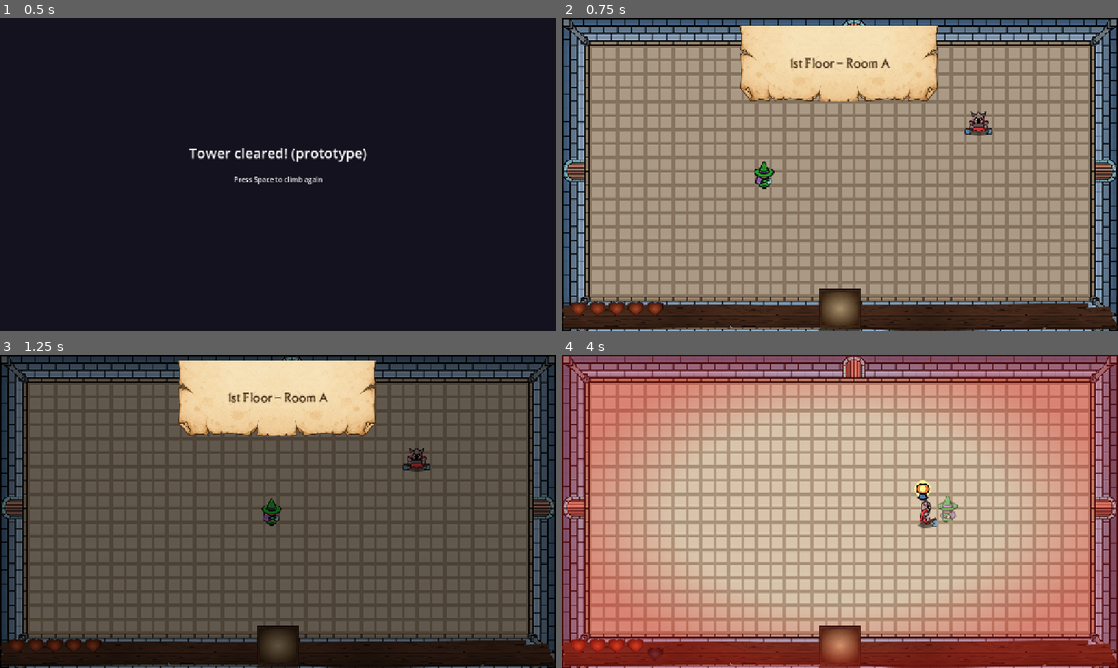
Above: before the commit, frames 1-4 (two rows, left to right).
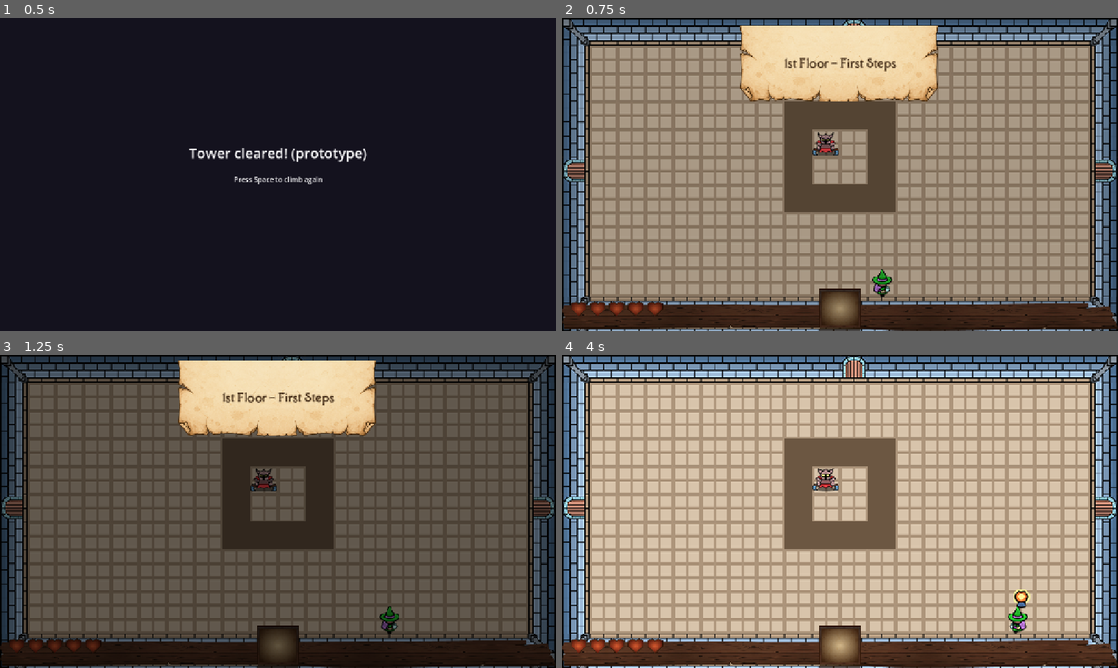
Above: after the commit, the same moments.

Repository: caiooliveira-tech/The-Bag-of-Holding
Game: Godot game, scene res://ui/win_screen.tscn
The game is run twice, just before and just after one commit, with the same random seed, the same clock (stepped at 60 frames per second) and the same inputs. This scene is started directly instead of the project's main scene.
Inputs (mouse positions are in pixels of both pictures, inside the frame that each line leads up to):
- Up to frame 1 (0.5 s): no input
- Up to frame 2 (0.75 s): tap Space (attack) at 0.5 s; move the mouse to (962, 158) at 0.52 s; hold D (move_right) from 0.53 s (still down); hold Space (attack) from 0.53 s (still down); click (962, 158) at 0.67 s
- Up to frame 3 (1.25 s): keep holding D (move_right); keep holding Space (attack)
- Up to frame 4 (4 s): release D (move_right) at 1.25 s; release Space (attack) at 1.25 s; drag from (728, 527) to (851, 373) at 1.27 s; move the mouse to (895, 442) at 2.02 s; hold D (move_right) 2.03-2.75 s; hold Space (attack) 2.03-2.75 s; tap Q (dash) at 2.1 s; drag from (812, 574) to (578, 508) at 2.77 s; move the mouse to (1006, 558) at 3.52 s; hold A (move_left) from 3.53 s (still down); hold Space (attack) from 3.53 s (still down); tap 1 at 3.6 s

Frame 1 is identical in both runs. In frame 2, 6.6% of the frame differs, in the area x 34-78%, y 12-90%; in frame 3, 6.5%; in frame 4, 60%, in the area x 0-100%, y 0-100%.

Commit message:
Fix win-screen restart + tutorial re-teaching on a new run
1. win_screen sent 'climb again' to rooms/room_01.tscn, the two-room smoke
   fixture whose next_scene_path leads to room_02. Finishing all 12 floors
   dropped the player into the old prototype loop with no route back into the
   real run. Now returns RunManager.LEVEL_SCENE.

2. TutorialOverlay._seen was never cleared, though its comment claimed
   reset_run() did it. As an autoload it outlives every scene change, so the
   tutorial played once per app launch rather than once per run. Added
   EventBus.run_reset, emitted by GameState.reset_run() and handled by the
   overlay — routed through the bus rather than GameState calling a UI autoload
   directly (game-architecture.md). The handler also drops a beat left open by a
   run abandoned mid-lesson, and deliberately does not touch paused: every
   reset_run() caller already manages it.

Both guarded by new smoke checks (Section 17). win_screen's destination is split
into restart_target() so the suite can assert it without a scene change. 67/67
SMOKE PASS.

Co-Authored-By: Claude Fable 5 <noreply@anthropic.com>

Diff:
--- a/autoloads/event_bus.gd
+++ b/autoloads/event_bus.gd
@@ -44,3 +44,8 @@
 ## Entered a new room/level — carries the title for the drop-in sign (Spec 022).
 @warning_ignore("unused_signal")
 signal level_entered(title: String)
+## A fresh run began (New Game, restart after death, or climbing again after a
+## win). Autoloads caching per-run state must clear it here: they outlive every
+## scene change, so nothing else will do it for them.
+@warning_ignore("unused_signal")
+signal run_reset
--- a/autoloads/game_state.gd
+++ b/autoloads/game_state.gd
@@ -50,6 +50,10 @@
 	current_room = 0
 	player_health = -1
 	run_pool = [ITEM_CATALOG[0]]  # Fire Orb: the starter
+	# Announced rather than pushed: other autoloads cache their own per-run
+	# state (the tutorial's shown beats) and clear it themselves, so GameState
+	# never needs to know who is listening.
+	EventBus.run_reset.emit()
 
 
 func tiles(count: float) -> float:
--- a/tests/smoke_test.gd
+++ b/tests/smoke_test.gd
@@ -504,6 +504,22 @@
 			others_clean = false
 	_check(others_clean, "no other floor shows tutorial overlays")
 
+	# ---- Section 17: a new run really starts over ----
+	# Both of these shipped broken: the win screen restarted into the room_01/02
+	# smoke fixtures, and the tutorial's seen-list was never cleared, so an
+	# autoload that outlives the scene taught the first player only.
+	var win := (load("res://ui/win_screen.tscn") as PackedScene).instantiate()
+	add_child(win)
+	var restart: String = win.call("restart_target")
+	_check(restart == RunManager.LEVEL_SCENE,
+			"win screen climbs again into the real run, not a fixture (%s)" % restart)
+	win.queue_free()
+	var beat: TutorialBeatResource = RunManager.LEVELS[0].tutorial_beats[0]
+	TutorialOverlay._seen.assign([beat] as Array[TutorialBeatResource])
+	GameState.reset_run()
+	_check(TutorialOverlay._seen.is_empty(),
+			"reset_run() clears the tutorial's seen beats (a new run re-teaches)")
+
 	if _failures == 0:
 		print("SMOKE PASS: fire orb + ursula core loops OK")
 	else:
--- a/ui/tutorial_overlay.gd
+++ b/ui/tutorial_overlay.gd
@@ -8,7 +8,8 @@
 
 var _open: bool = false
 ## Beats already shown this run, so dying and retrying floor 1 doesn't lecture
-## the player twice. Cleared by GameState.reset_run() through the run flag.
+## the player twice. Cleared on EventBus.run_reset — this autoload outlives every
+## scene change, so without that a fresh New Game would teach nobody.
 var _seen: Array[TutorialBeatResource] = []
 
 var _root: Control
@@ -22,6 +23,17 @@
 	_build()
 	EventBus.level_entered.connect(_on_level_entered)
 	EventBus.room_cleared.connect(_on_room_cleared)
+	EventBus.run_reset.connect(_on_run_reset)
+
+
+## A new run gets the lessons again. Also drops any beat left open if the run was
+## abandoned mid-lesson (quit to menu from the pause screen), so the panel can't
+## reappear over floor 1 still believing it owns the pause.
+func _on_run_reset() -> void:
+	_seen.clear()
+	if _open:
+		_open = false
+		_root.visible = false
 
 
 func _build() -> void:
--- a/ui/win_screen.gd
+++ b/ui/win_screen.gd
@@ -16,7 +16,16 @@
 	return "Attack"
 
 
+## Where "climb again" leads: floor 1 of the real run, never the room_01/02 smoke
+## fixtures. Split out so the smoke test can assert the destination without
+## triggering a scene change (which would tear down the test container).
+func restart_target() -> String:
+	return RunManager.LEVEL_SCENE
+
+
 func _unhandled_input(event: InputEvent) -> void:
 	if event.is_action_pressed("attack"):
+		# reset_run() puts current_room back to 0, so the shared level scene
+		# rebuilds itself as level 1.
 		GameState.reset_run()
-		get_tree().change_scene_to_file("res://rooms/room_01.tscn")
+		get_tree().change_scene_to_file(restart_target())
Not shown, changed: docs/context/learning-journal.md
Not shown, changed: docs/context/progress-tracker.md
